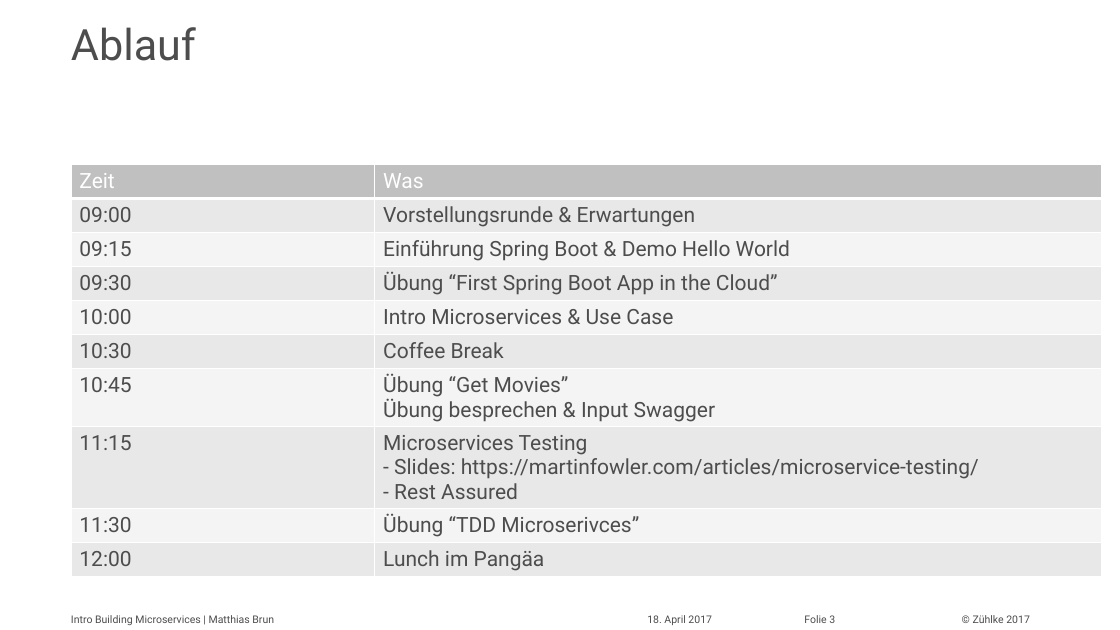
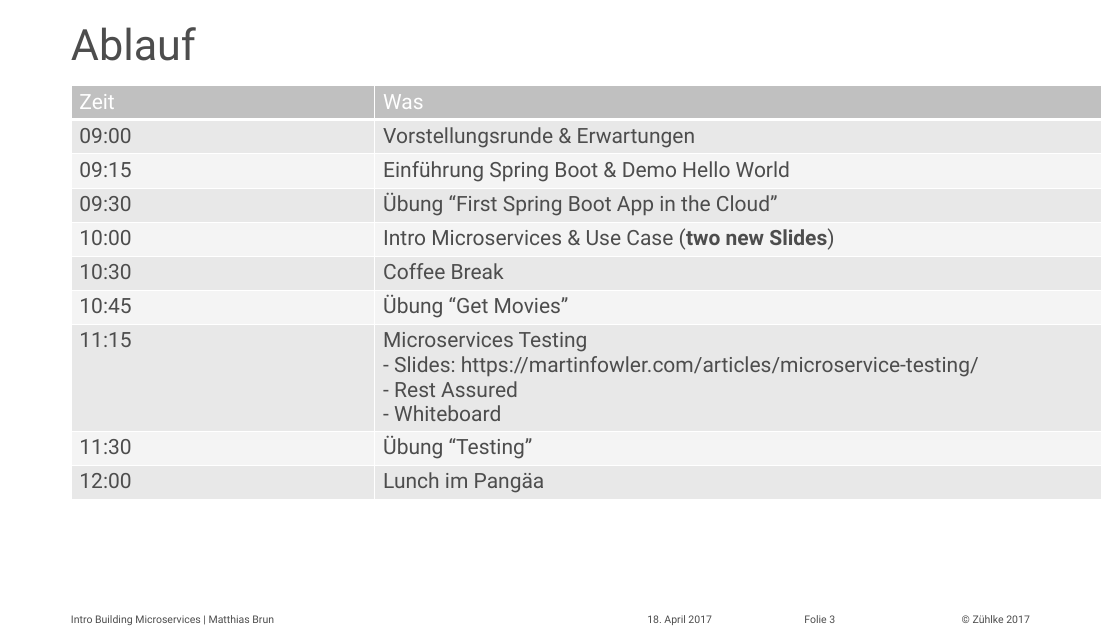
Before and after one commit to mat1/building-microservices, a slide deck: slide 3 of slides/Intro.pptx. Drawn at 1120x630 pixels with LibreOffice and Linux fonts; fonts in the diff are those of the drawing. Boxes give left, top, right and bottom in pixels: in the first picture for what was removed or moved away, otherwise in the second. Text is boxed around its words. In the diff, an @@ line names an element or a change of style, - is before the commit and + after.

```diff
--- a/slides/Intro.pptx
+++ b/slides/Intro.pptx
@@ table at [71, 86, 1102, 502] @@
-row 5, column 2: Intro Microservices & Use Case
+row 5, column 2: Intro Microservices & Use Case (two new Slides)
-row 7, column 2: Übung “Get Movies” / Übung besprechen & Input Swagger
+row 7, column 2: Übung “Get Movies”
-row 8, column 2: Microservices Testing / - Slides: https://martinfowler.com/articles/microservice-testing/ - Rest Assured
+row 8, column 2: Microservices Testing / - Slides: https://martinfowler.com/articles/microservice-testing/ - Rest Assured / - Whiteboard
-row 9, column 2: Übung “TDD Microserivces”
+row 9, column 2: Übung “Testing”
@@ table: place and size @@
-table at [71, 165, 1102, 580]
+table at [71, 86, 1102, 502]
```
Also in this commit, not shown: 1 other slide changed.
